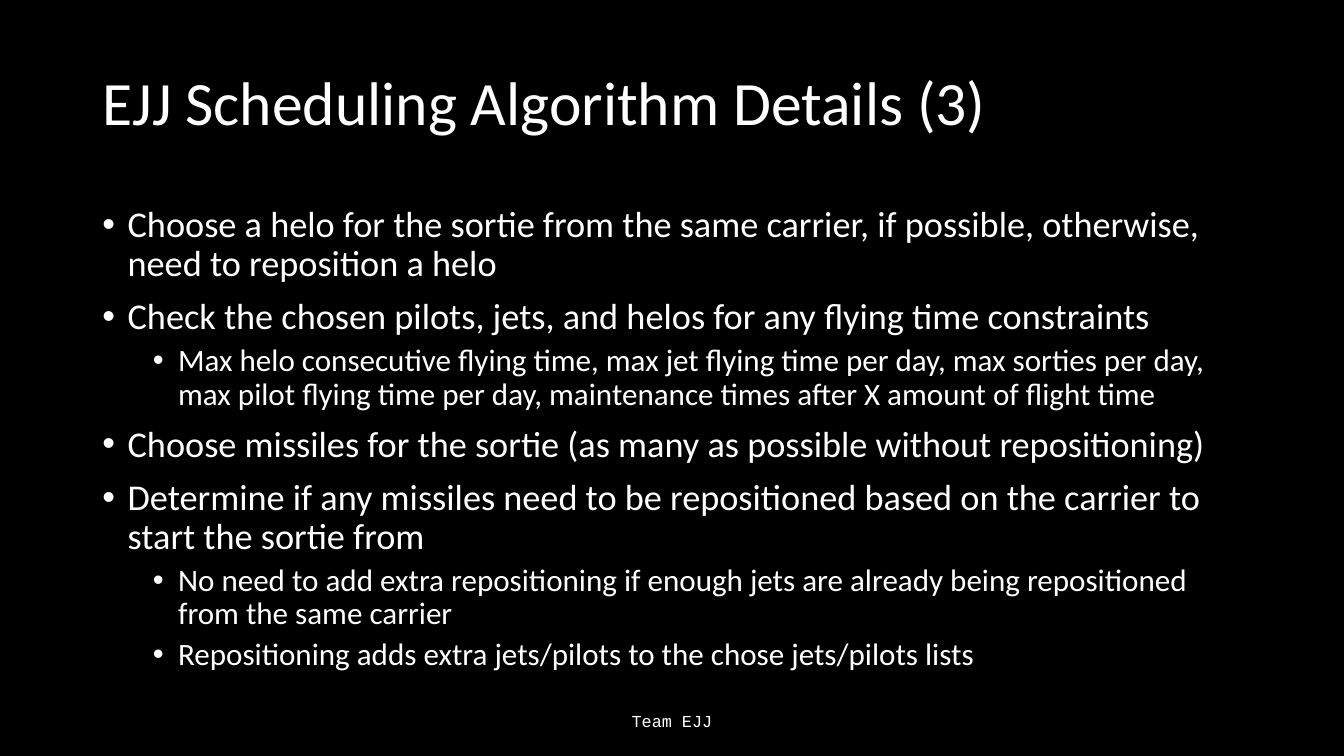
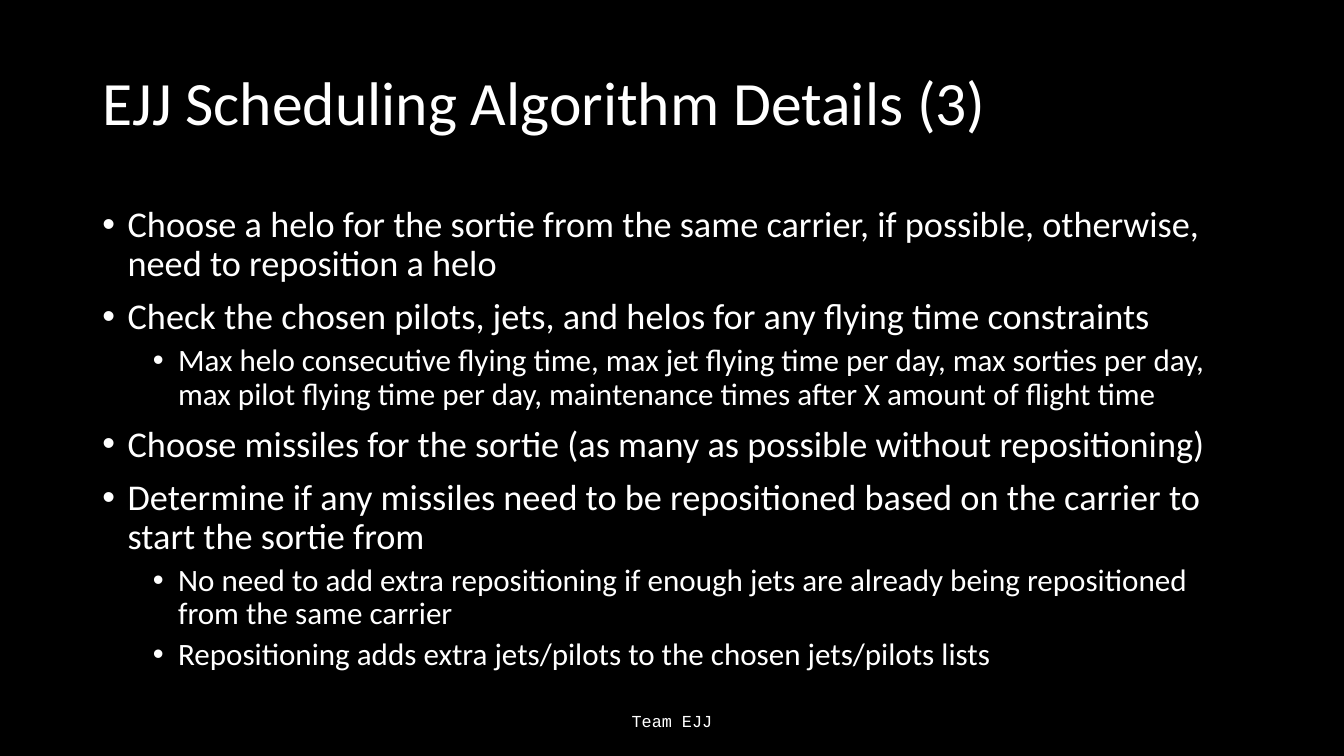
Before and after one commit to Jonathan805/RestrictedPlanning, a slide deck: slide 21 of TeamEJJ_Summary.pptx. Drawn at 1344x756 pixels with LibreOffice and Linux fonts; fonts in the diff are those of the drawing. Boxes give left, top, right and bottom in pixels: in the first picture for what was removed or moved away, otherwise in the second. Text is boxed around its words. In the diff, an @@ line names an element or a change of style, - is before the commit and + after.

```diff
--- a/TeamEJJ_Summary.pptx
+++ b/TeamEJJ_Summary.pptx
@@ text at <box>178,643,990,671</box>: text changed @@
-  • Repositioning adds extra jets/pilots to the chose jets/pilots lists
+  • Repositioning adds extra jets/pilots to the chosen jets/pilots lists
```
Also in this commit, not shown: 3 other slides changed.
